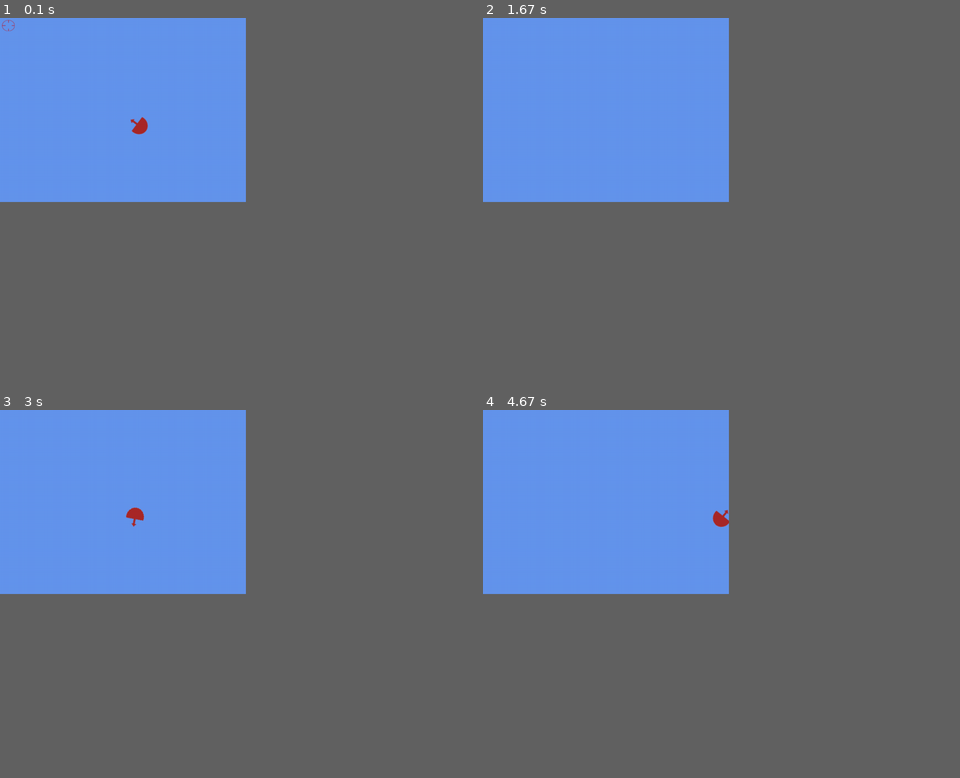
Above: before the commit, frames 1-4 (two rows, left to right).
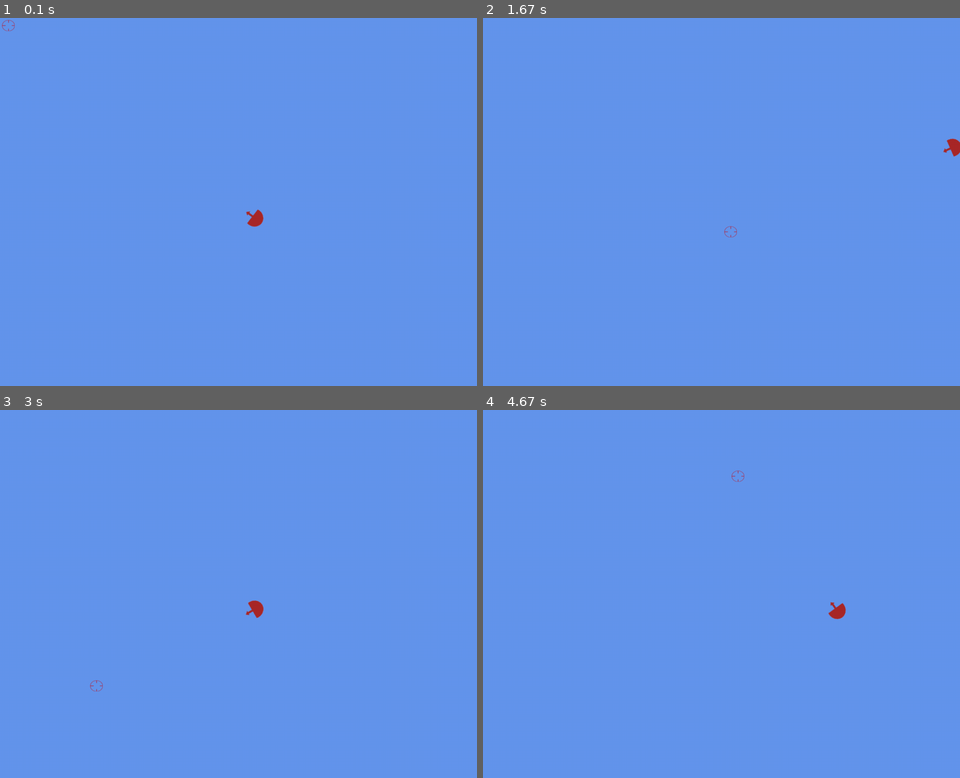
Above: after the commit, the same moments.

Repository: Exodus111/Infinite-Adventure
Game: pygame game, started from Infinite_Adventure.py
Same seed, same stepped clock (60 frames per second), same inputs: the game is played once before the commit and once after it.
Inputs (mouse positions are in pixels of both pictures, inside the frame that each line leads up to):
- Up to frame 1 (0.1 s): no input
- Up to frame 2 (1.67 s): hold D 0.33-0.8 s; move the mouse to (702, 216) at 0.37 s; hold W 0.83-1.13 s; move the mouse to (874, 190) at 0.87 s; hold D 1.17-1.63 s; move the mouse to (726, 227) at 1.2 s
- Up to frame 3 (3 s): hold A 1.67-2.2 s; move the mouse to (124, 597) at 1.7 s; hold S 2.23-2.53 s; move the mouse to (286, 674) at 2.27 s; hold A 2.57-2.97 s; move the mouse to (90, 678) at 2.6 s
- Up to frame 4 (4.67 s): hold W 3-3.37 s; move the mouse to (793, 465) at 3.03 s; hold D 3.4-4.03 s; move the mouse to (897, 722) at 3.43 s; hold S 4.07-4.43 s; move the mouse to (778, 627) at 4.1 s; hold A from 4.47 s (still down); move the mouse to (731, 468) at 4.5 s
The window is 464x348 before the commit and 900x696 after it. Grey fills any space a smaller window leaves; there, only what the larger window draws over its background counts as a difference.

The runs differ from the first frame. In frame 1, 0.2% of the frame differs, in the area x 27-56%, y 26-57%; in frame 2, 0.1%; in frame 3, 0.3%; in frame 4, 0.3%, in the area x 48-77%, y 16-57%.

Commit message:
Increasing screen size.

Diff:
--- a/Infinite_Adventure.py
+++ b/Infinite_Adventure.py
@@ -8,7 +8,7 @@
 from pygame.locals import *
 
 # Setting up the screen
-screen_mode = (640, 480)
+screen_mode = (1240, 960)
 color_blue = 100,149,237
 
 class Game(object):
